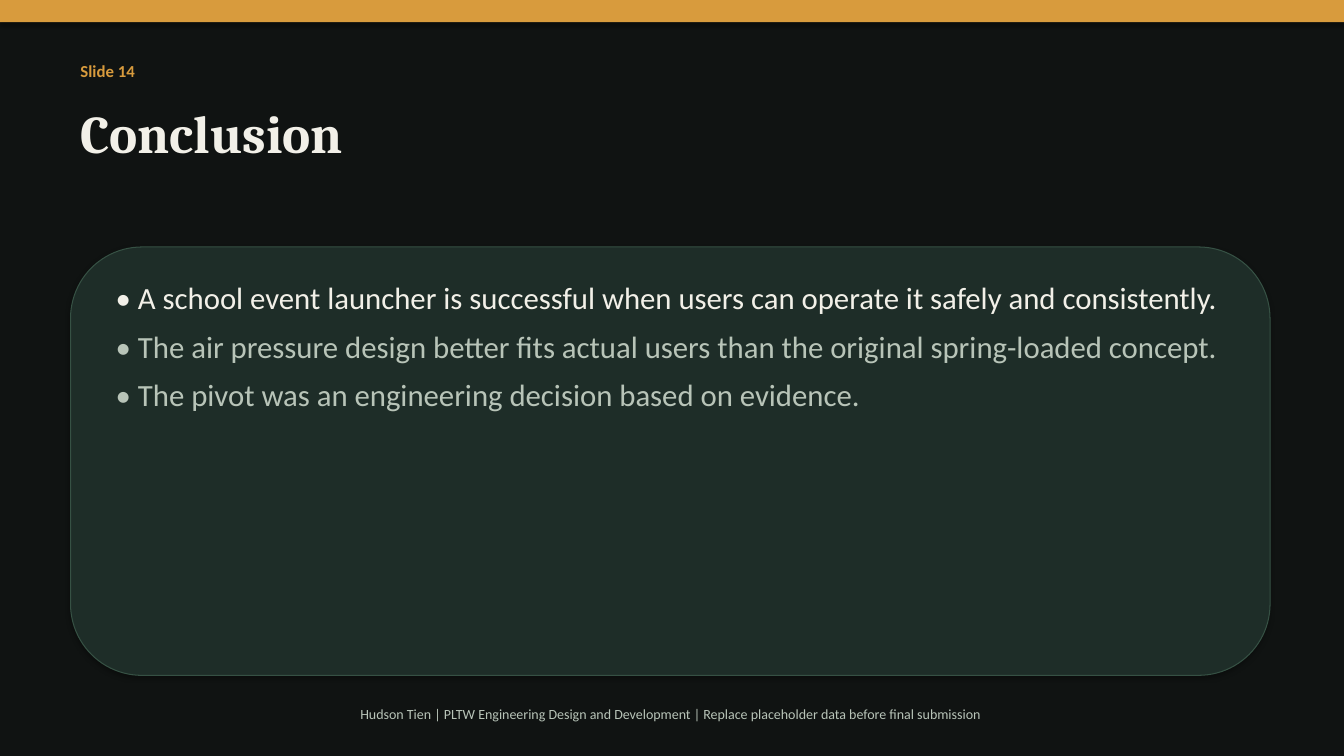
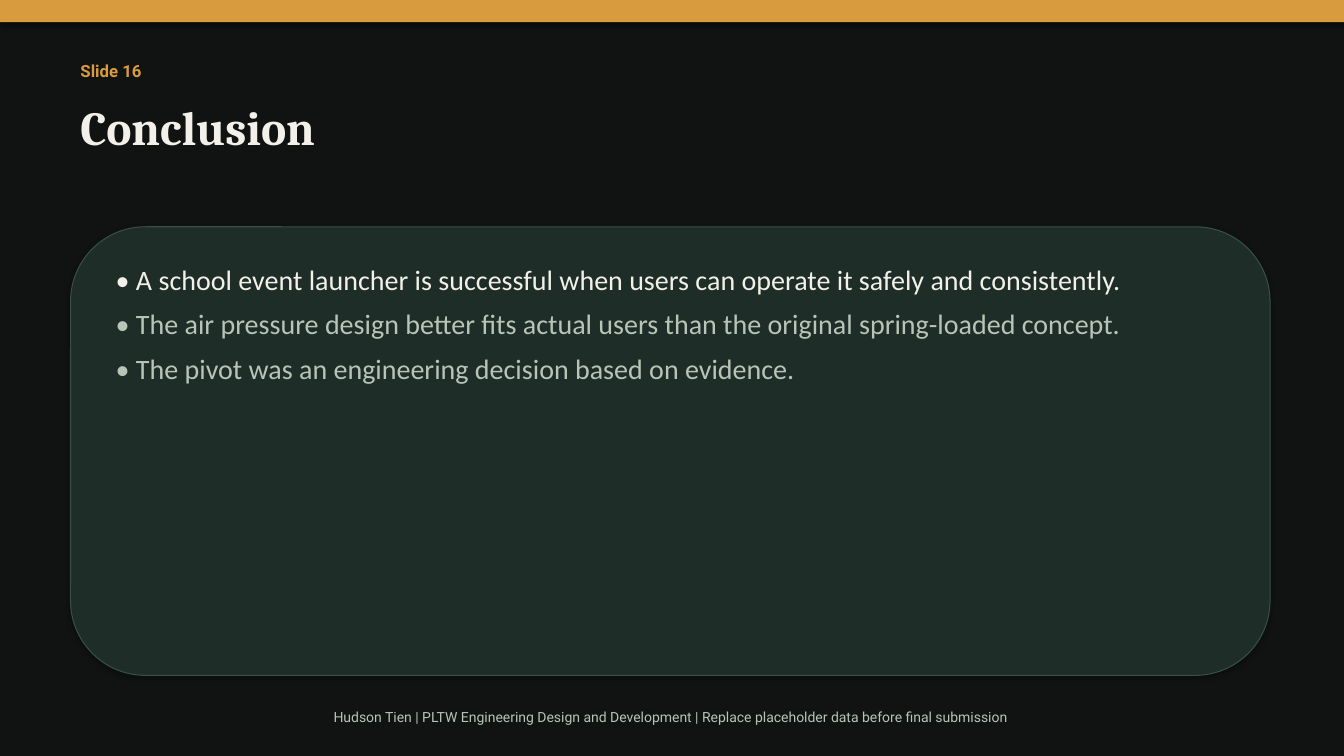
Before and after one commit to tienhdsn-000001/hudson-capstone-site, a slide deck: slide 16 of air-pressure-cannon-presentation.pptx (slide 14 before the commit). Drawn at 1344x756 pixels with LibreOffice and Linux fonts; fonts in the diff are those of the drawing. Boxes give left, top, right and bottom in pixels: in the first picture for what was removed or moved away, otherwise in the second. Text is boxed around its words. In the diff, an @@ line names an element or a change of style, - is before the commit and + after.

```diff
--- a/air-pressure-cannon-presentation.pptx
+++ b/air-pressure-cannon-presentation.pptx
@@ text at (x1=80, y1=64, x2=141, y2=77): text changed; font Calibri to Roboto @@
-Slide 14
+Slide 16
@@ text "Conclusion" at (x1=80, y1=112, x2=315, y2=146): size 38 to 34 pt @@
@@ rounded rectangle resized from (x1=71, y1=247, x2=1270, y2=676) to (x1=71, y1=227, x2=1270, y2=676) @@
@@ text "• A school event launcher ..." moved from (x1=138, y1=287, x2=1217, y2=412) to (x1=136, y1=270, x2=1120, y2=384) @@
@@ text "• A school event launcher ..." at (x1=136, y1=270, x2=1120, y2=384): size 22 to 20 pt @@
@@ text "Hudson Tien | PLTW Engineering ..." at (x1=334, y1=711, x2=1007, y2=725): font Calibri to Roboto @@
```
Also in this commit, not shown: 12 other slides changed, 3 slides added, 1 slide removed, 12 other files.
